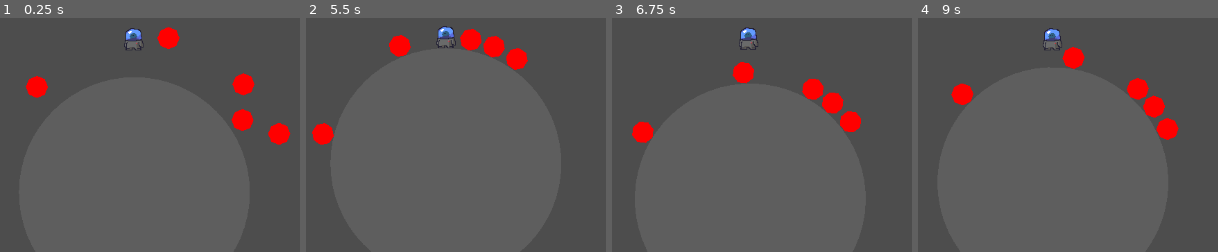
Above: before the commit, frames 1-4 (left to right).
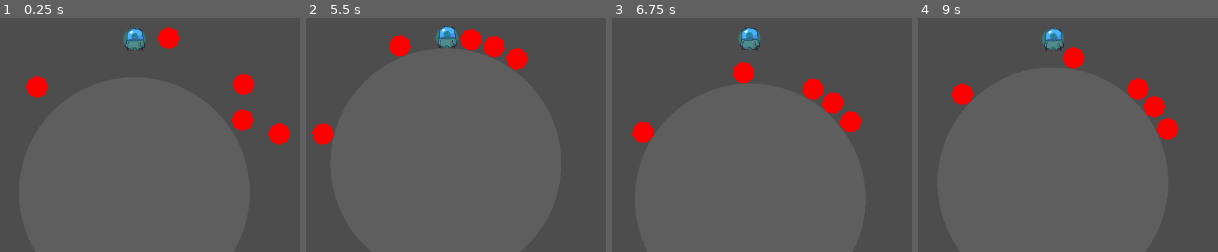
Above: after the commit, the same moments.

Repository: pedrus16/mario-galaxy
Game: Godot game, scene res://test.tscn
Two runs of this game, one before a commit and one after it. Both use one fixed random seed, a clock stepped at 60 frames per second and the inputs below.
Inputs:
- Up to frame 1 (0.25 s): no input
- Up to frame 2 (5.5 s): hold D (walk_right) 0.53-2.03 s; tap Space (jump) at 0.77, 1.52, 3.02, 3.77, 4.52 s; hold A (walk_left) 2.03-2.78 s; hold D (walk_right) 2.78-4.28 s; hold A (walk_left) 4.28-5.03 s; hold D (walk_right) from 5.03 s (still down)
- Up to frame 3 (6.75 s): release D (walk_right) at 5.78 s; hold A (walk_left) from 5.78 s (still down); tap Space (jump) at 6.02 s
- Up to frame 4 (9 s): tap Space (jump) at 6.77, 7.52, 8.75 s; release A (walk_left) at 7.28 s; hold D (walk_right) from 7.28 s (still down); tap Enter at 8 s

The runs differ from the first frame. In frame 1, 0.5% of the frame differs, in the area x 41-49%, y 4-14%; in frame 2, 0.5%; in frame 3, 0.5%; in frame 4, 0.6%, in the area x 11-85%, y 4-52%.

Commit message:
Add collision debug shape on player

Diff:
--- a/player.gd
+++ b/player.gd
@@ -33,6 +33,7 @@
 		_velocity += gravity * delta
 
 		set_up_direction(-gravity_direction)
+		$Collision.rotation = up_direction.angle() + PI / 2
 
 		# Walk
 		if is_on_floor():
--- a/player.tscn
+++ b/player.tscn
@@ -14,6 +14,11 @@
 texture_filter = 1
 scale = Vector2(3, 3)
 texture = ExtResource("1_vhrl3")
+offset = Vector2(1.855, 0)
 
 [node name="Collision" type="CollisionShape2D" parent="."]
-shape = SubResource("CircleShape2D_k3vur")
+shape = SubResource("CircleShape2D_1shqn")
+
+[node name="Polygon2D" type="Polygon2D" parent="Collision"]
+color = Color(0, 1, 1, 0.231373)
+polygon = PackedVector2Array(0, -48, 13, -46, 24, -41, 34, -34, 42, -24, 46, -12, 48, 0, 46, 12, 42, 22, 35, 33, 24, 41, 12, 46, 0, 48, -14, 46, -24, 41, -33, 34, -41, 25, -47, 13, -48, 0, -46, -12, -41, -24, -33, -34, -24, -41, -12, -46)
Not shown: 1 places in player.tscn that only renumber resources
